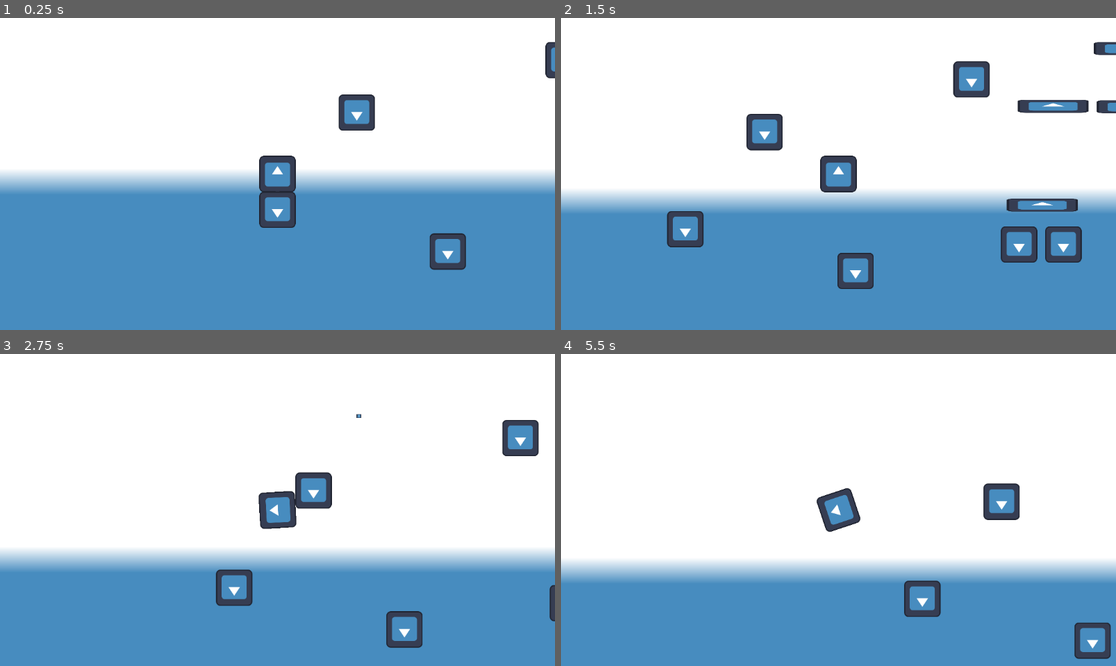
Above: before the commit, frames 1-4 (two rows, left to right).
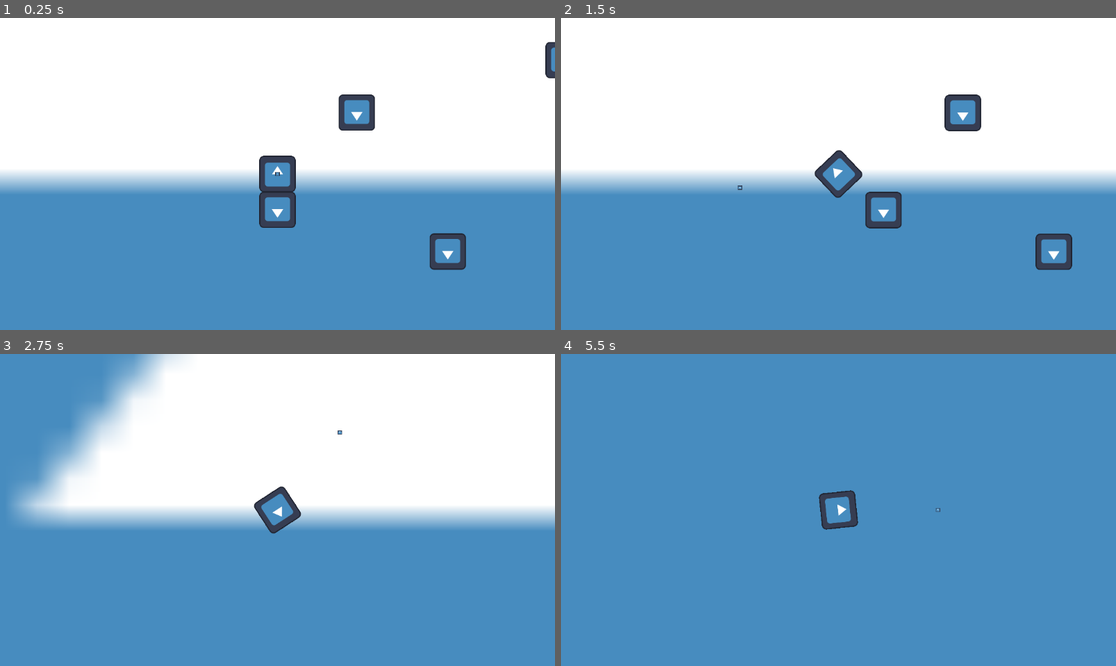
Above: after the commit, the same moments.

Repository: Eagleast/No_platform_the_game
Game: Godot game, scene res://Scenes/jumper_scene.tscn
The game is run twice, just before and just after one commit, with the same random seed, the same clock (stepped at 60 frames per second) and the same inputs. The engine's default icon, where the game draws it, is replaced by a stand-in: a white triangle on a blue panel in a dark square.
Inputs (mouse positions are in pixels of both pictures, inside the frame that each line leads up to):
- Up to frame 1 (0.25 s): no input
- Up to frame 2 (1.5 s): tap Enter at 0.5 s; move the mouse to (960, 158) at 0.52 s; hold Space (jump) 0.53-1.28 s; move the mouse to (727, 189) at 1.27 s; tap Space (jump) at 1.35 s
- Up to frame 3 (2.75 s): tap Space (jump) at 1.52, 1.82 s; move the mouse to (333, 441) at 2.02 s; hold Space (jump) from 2.03 s (still down)
- Up to frame 4 (5.5 s): move the mouse to (810, 572) at 2.77 s; release Space (jump) at 2.78 s; tap Space (jump) at 2.85, 3.02, 3.32, 4.35, 4.52, 4.82 s; move the mouse to (1005, 556) at 3.52 s; hold Space (jump) 3.53-4.28 s; move the mouse to (672, 463) at 4.27 s; move the mouse to (866, 510) at 5.02 s; hold Space (jump) from 5.03 s (still down)

The runs differ from the first frame. In frame 1, less than 0.1% of the frame differs, in the area x 49-51%, y 49-51%; in frame 2, 18%; in frame 3, 32%; in frame 4, 73%, in the area x 0-100%, y 0-98%.

Commit message:
better jumping and pushing
added exportable variables
added issticking to jump
added il faut appuyer longtemps pour sauter plus fort
Les platforms sont repoussé en fonction du poid du joueur e t de leur poid

Diff:
--- a/Scenes/jumper.tscn
+++ b/Scenes/jumper.tscn
@@ -1,7 +1,9 @@
-[gd_scene load_steps=5 format=3 uid="uid://dvr0nl20r1wci"]
+[gd_scene load_steps=6 format=3 uid="uid://dvr0nl20r1wci"]
 
 [ext_resource type="Texture2D" uid="uid://brtt04gm73rop" path="res://icon.svg" id="1_5tifr"]
 [ext_resource type="Script" path="res://Scripts/jumper.gd" id="1_p6lrq"]
+
+[sub_resource type="PhysicsMaterial" id="PhysicsMaterial_54ssp"]
 
 [sub_resource type="CircleShape2D" id="CircleShape2D_l5evq"]
 radius = 63.2851
@@ -11,8 +13,11 @@
 
 [node name="Jumper" type="RigidBody2D"]
 position = Vector2(0, -63)
+physics_material_override = SubResource("PhysicsMaterial_54ssp")
 gravity_scale = 0.0
 script = ExtResource("1_p6lrq")
+max_jump_vel = 3000.0
+time_to_max_jump = 2.0
 
 [node name="Sprite2D" type="Sprite2D" parent="."]
 texture = ExtResource("1_5tifr")
--- a/Scenes/platform_movable.tscn
+++ b/Scenes/platform_movable.tscn
@@ -11,7 +11,7 @@
 
 [node name="sol" type="RigidBody2D" groups=["platform"]]
 position = Vector2(524, 390)
-mass = 10.0
+mass = 2.0
 gravity_scale = 1.66533e-16
 script = ExtResource("1_b14m2")
 
--- a/Scripts/jumper.gd
+++ b/Scripts/jumper.gd
@@ -10,6 +10,10 @@
 @onready var timer = $Timer
 @onready var marker_2d = $"../Marker2D"
 @onready var jumper = $"."
+var jump_force = 0
+
+@export var max_jump_vel:float
+@export var time_to_max_jump:float
 
 # Get the gravity from the project settings to be synced with RigidBody nodes.
 var gravity = ProjectSettings.get_setting("physics/2d/default_gravity")
@@ -24,9 +28,10 @@
 
 func _process(delta):
 	update_marker()
-	if Input.is_action_just_pressed("jump"):
+	if Input.is_action_pressed("jump") and is_sticking:
+		add_jump_force(delta)
+	if Input.is_action_just_released("jump") and is_sticking:
 		print("jump")
-
 		is_sticking = false
 		set_use_custom_integrator(false)
 		jump()
@@ -79,12 +84,13 @@
 	#on normalize le vecteur pour ensuite lui appliquer la force voulu
 	var true_jump_dir = - jump_direction.normalized()
 	#valeur finale du saut il faut remplacer jump velocity pour que le joueur puisse regler la puissance du saut
-	var jump_force = true_jump_dir * JUMP_VELOCITY
+	var jump_velocity =- true_jump_dir * jump_force
 	#jumping true dure la durée du timer pour entre autre empecher jumper de se recoller a la deuxieme frame du saut
-	pushing_platforms(jump_force*10)
+	pushing_platforms(jump_velocity)
 	jumping = true
 	timer.start()
-	apply_central_impulse(jump_force)
+	apply_central_impulse(jump_velocity)
+	jump_force = 0
 
 	#updates the position of the debug marker (not working rn)
 func update_marker():
@@ -93,9 +99,15 @@
 	var jump_direction = mouse_pos - Vector2(screen_size /2)
 	var true_jump_dir = - jump_direction.normalized()
 	var jump_force = true_jump_dir * JUMP_VELOCITY
-	marker_2d.update_pos(jump_force)
+	marker_2d.update_pos(jump_force / 2 + position)
 
 	#timer pour que jumper ne puisse pas se reacrcher instantanément après avoir sauté
 func _on_timer_timeout():
 	jumping = false
 	pass # Replace with function body.
+
+func add_jump_force(delta):
+	jump_force += max_jump_vel / time_to_max_jump * delta
+	if jump_force >= max_jump_vel:
+		jump_force = max_jump_vel
+	print(jump_force)
--- a/Scripts/platform_movable.gd
+++ b/Scripts/platform_movable.gd
@@ -1,6 +1,7 @@
 extends RigidBody2D
-var mass_platform = 300
-var scaling = 0.3
+
+
 
 func impulse(mass_pos, jump_dir,mass_player):
-	apply_impulse(jump_dir*-scaling,mass_pos-position)
+	apply_impulse(-jump_dir * mass_player / mass,mass_pos-position)
+	print("mass of platform : ", mass)
Not shown: 1 places in Scenes/jumper_scene.tscn that only renumber resources
